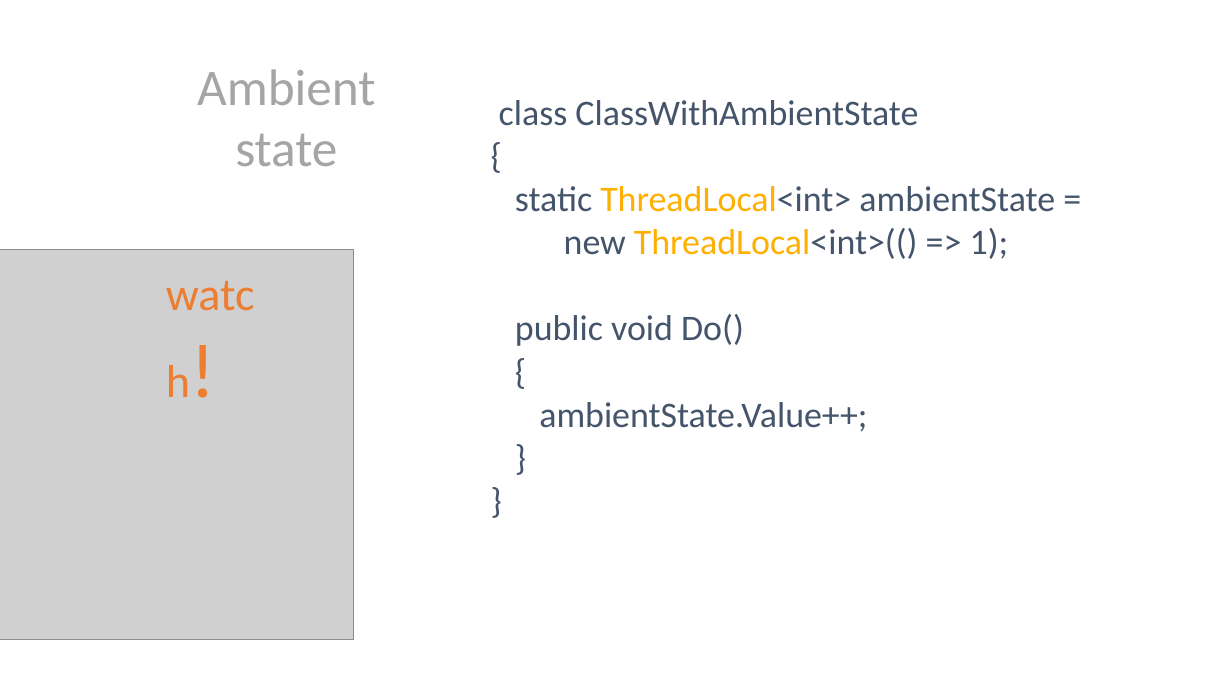
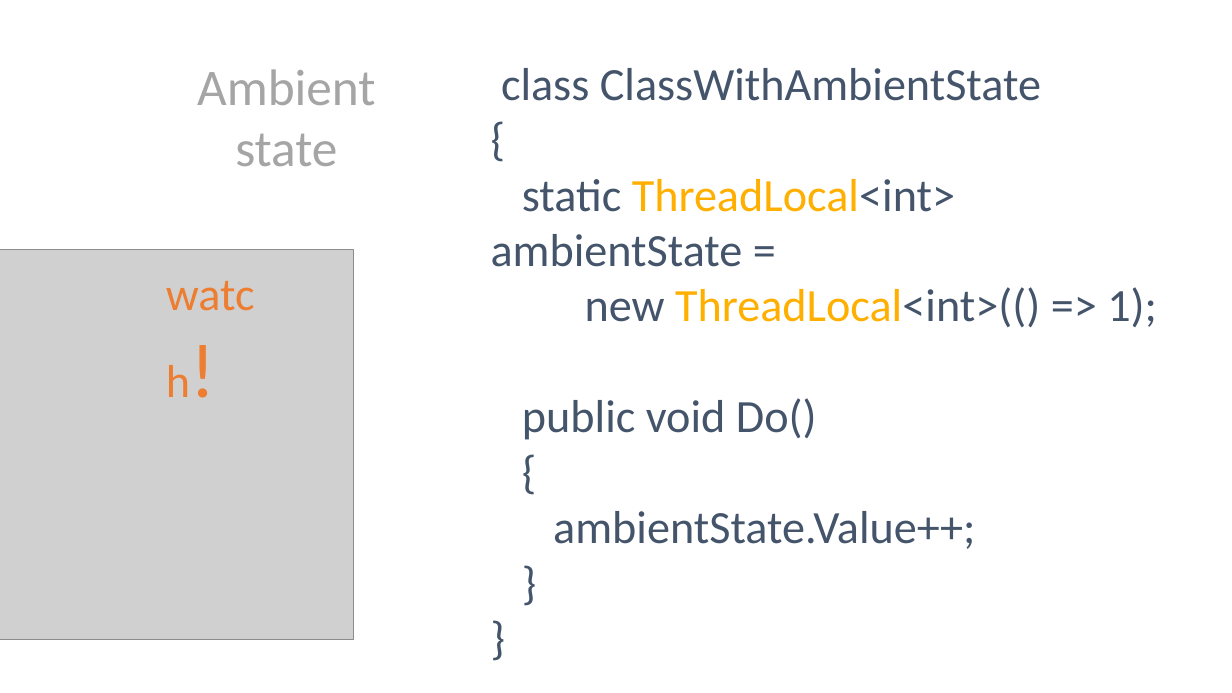
Before and after one commit to danielmarbach/RearchitectTowardsAsyncAwait, a slide deck: slide 34 of presentation.pptx (slide 35 before the commit). Drawn at 1232x693 pixels with LibreOffice and Linux fonts; fonts in the diff are those of the drawing; grey boxes stand for pictures. Boxes give left, top, right and bottom in pixels: in the first picture for what was removed or moved away, otherwise in the second. Text is boxed around its words. In the diff, an @@ line names an element or a change of style, - is before the commit and + after.

```diff
--- a/presentation.pptx
+++ b/presentation.pptx
@@ text "class ClassWithAmbientState": place and size @@
-text "class ClassWithAmbientState" at [499, 100, 1055, 432]
+text "class ClassWithAmbientState" at [491, 68, 1157, 549]
@@ text "class ClassWithAmbientState" at [491, 68, 1157, 549]: size 28 to 36 pt @@
```
Also in this commit, not shown: 17 other slides changed, 8 slides added, 8 slides removed, 1 other file.
